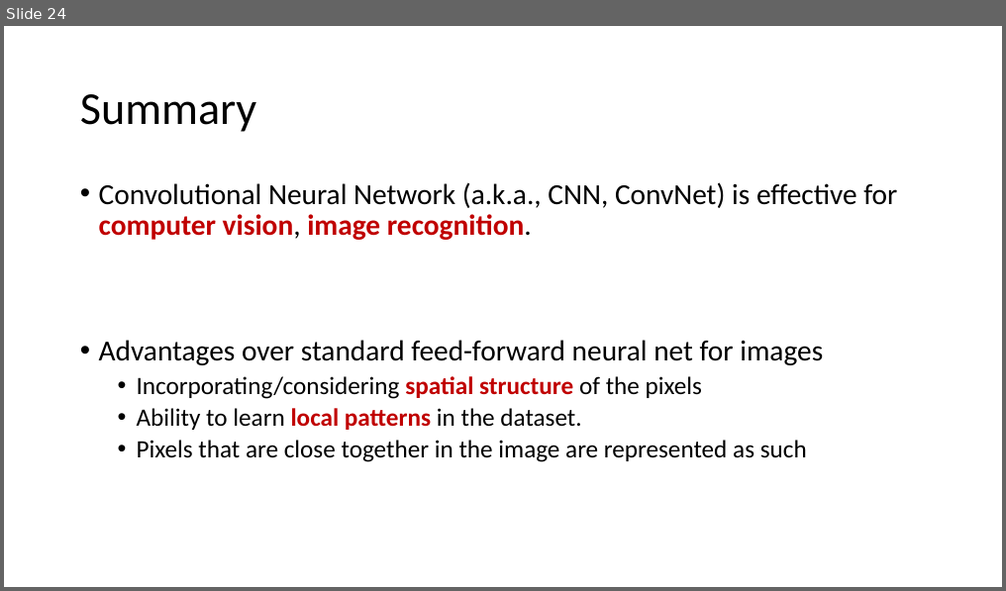
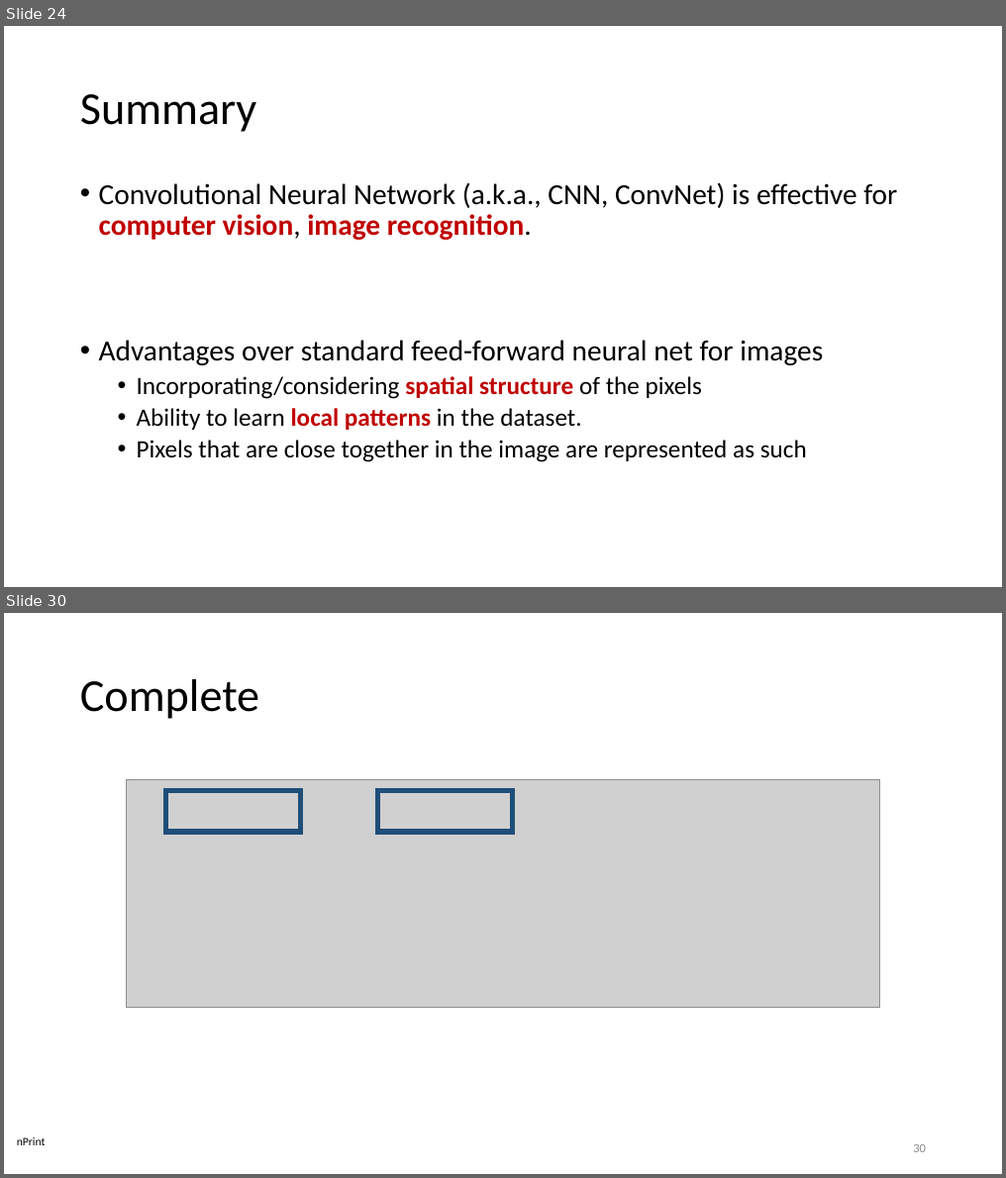
Before and after one commit to noise-lab/ml-systems, a slide deck: docs/slides/13-Deep-Learning.pptx. Shown one above the other, each under a label of ours: slide 24 before the commit, slides 24 and 30 after it; the slides between them are not shown. The pictures are 1006x591 and 1006x1178 pixels, drawn with LibreOffice and Linux fonts; fonts in the diff are those of the drawing; grey boxes stand for pictures. Boxes give left, top, right and bottom in pixels: in the first picture for what was removed or moved away, otherwise in the second. Text is boxed around its words. In the diff, an @@ line names an element or a change of style, - is before the commit and + after.

```diff
--- a/docs/slides/13-Deep-Learning.pptx
+++ b/docs/slides/13-Deep-Learning.pptx
@@ slide 30 added at (4,613,1002,1174), background #FFFFFF @@
@@ title added at (80,679,259,719), 44 pt, text #000000 @@
+Complete
@@ picture added at (127,780,880,1008) @@
@@ rectangle added at (165,790,300,832), outline #1F4E79 5 pt @@
@@ rectangle added at (377,790,512,832), outline #1F4E79 5 pt @@
@@ text added at (17,1138,46,1146), 11 pt, text #000000 @@
+nPrint
@@ page number added at (913,1145,926,1153), 12 pt, text #8C8C8C @@
+30
```
Also in this commit, not shown: 16 other slides added, 4 other files.
